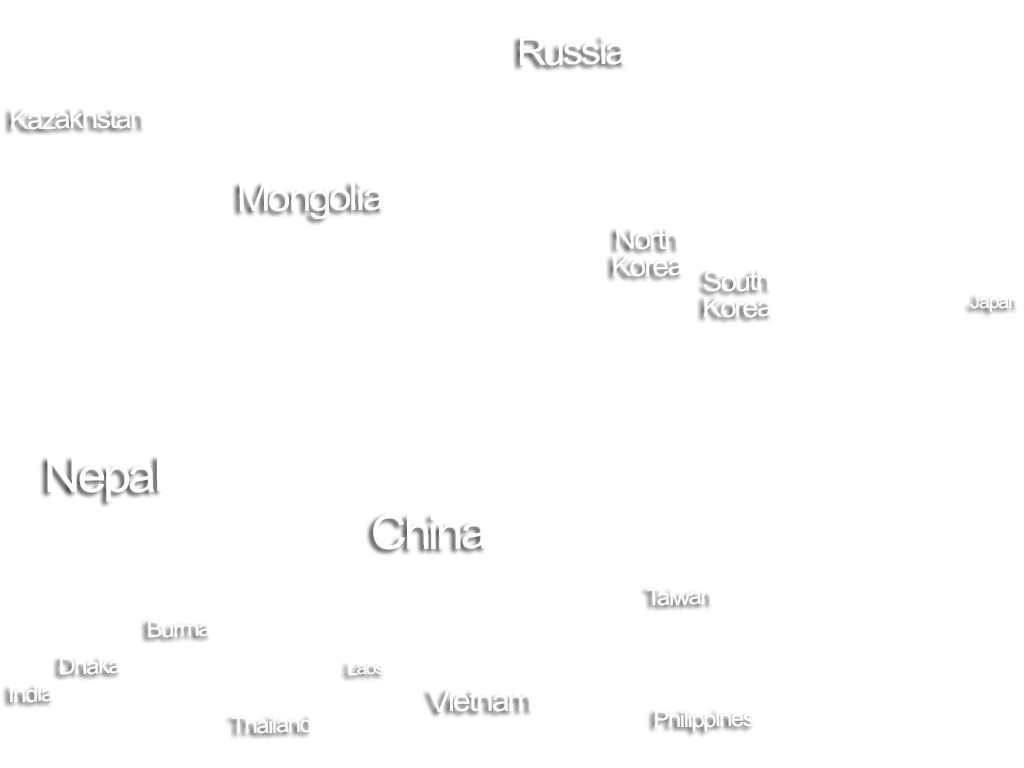
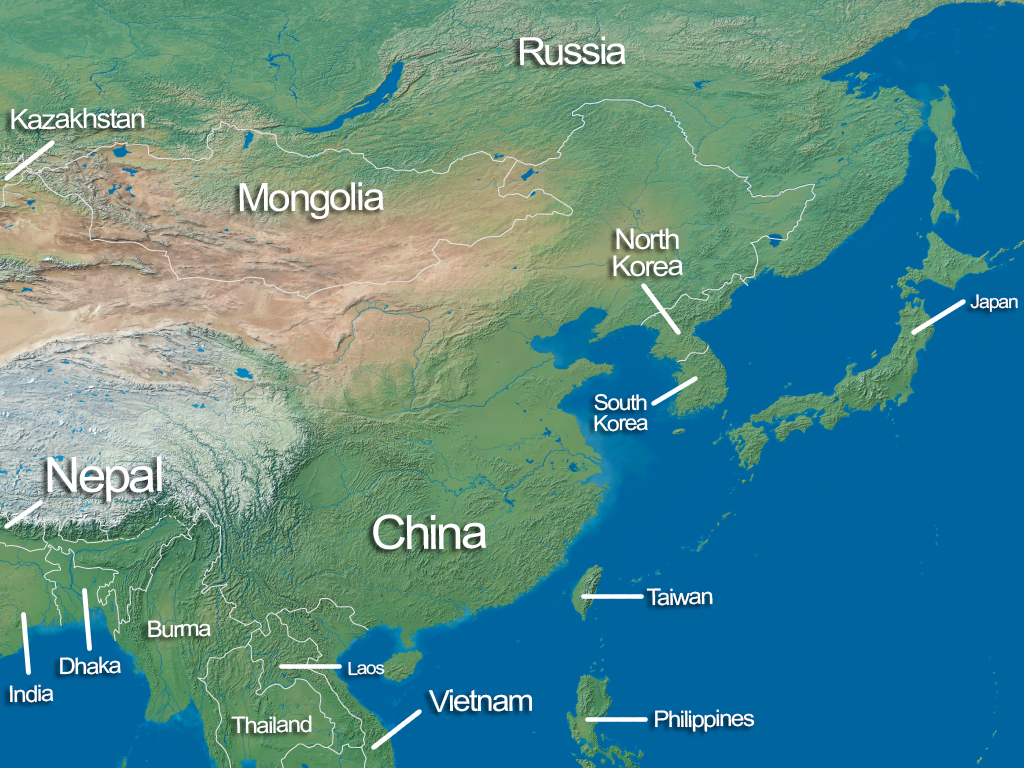
Two versions of the same layered image (1024x768). Layer-by-layer changes:
painted on "Shape 1 copy" over 653, 329, 732, 404
painted on "South Korea" over 594, 270, 772, 432
showed "east-asia_lines" over 0, 99, 816, 768
showed "Background" over 0, 0, 1024, 768
